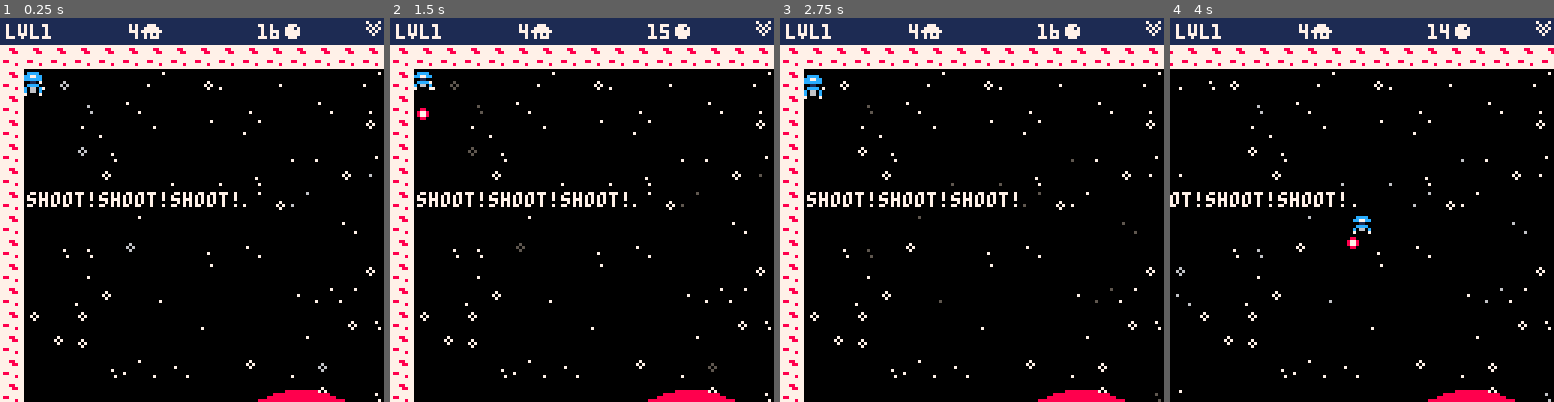
Above: before the commit, frames 1-4 (left to right).
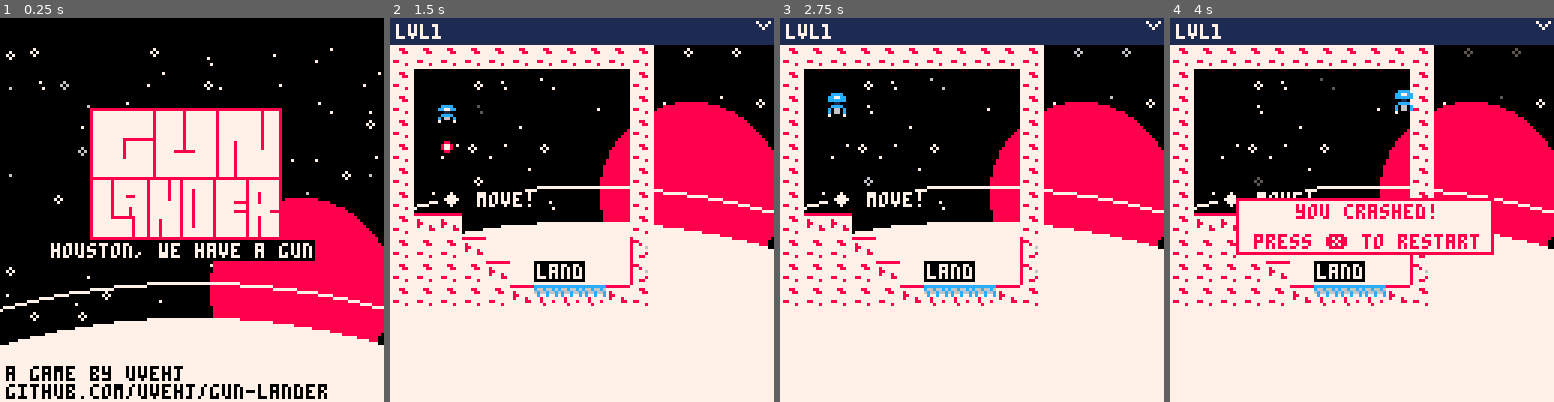
Above: after the commit, the same moments.

Repository: uvehj/Gun-Lander
Game: PICO-8 cartridge gunlander.p8
Same seed, same stepped clock (60 frames per second), same inputs: the game is played once before the commit and once after it.
Inputs:
- Up to frame 1 (0.25 s): no input
- Up to frame 2 (1.5 s): tap O (Z key) at 0.33, 0.7, 1.43 s; tap X (X key) at 1.07 s
- Up to frame 3 (2.75 s): hold Left 1.97-2.37 s; tap X (X key) at 2.07, 2.4, 2.73 s; tap O (Z key) at 2.22 s; hold Down from 2.42 s (still down)
- Up to frame 4 (4 s): release Down at 2.82 s; hold Right 2.87-3.53 s; tap X (X key) at 3.07, 3.4, 3.73 s; tap O (Z key) at 3.1, 3.98 s; hold Up from 3.58 s (still down)

The runs differ from the first frame. In frame 1, 64% of the frame differs, in the area x 0-100%, y 0-100%; in frame 2, 60%; in frame 3, 60%; in frame 4, 68%, in the area x 0-100%, y 1-100%.

Commit message:
Main menu, credits
Added main menu functionality
Added credits screen
Fixed issues with messages not displaying in the proper place
Game is now "completable"

Diff:
--- a/gunlander.p8
+++ b/gunlander.p8
@@ -7,7 +7,7 @@
 gravity = 4
 fps = 30
 --global variables
-total_levels = 1
+total_levels = 2
 ship = {}
 level = {}
 bullets = {}
@@ -16,6 +16,8 @@
 backc = 1
 camx = 0
 camy = 0
+menustate = 0
+menuselectlevel = 1
 --------------------
 ---initialization---
 --------------------
@@ -28,7 +30,7 @@
     ship.sy = 0
     ship.ac = 0
     ship.crashed = 0
-    load_level(1,false)
+    load_level(0,false)
     init_background()
 end
 --------------------
@@ -92,7 +94,7 @@
 function _draw()
     cls()
     draw_background()
-    if level.number != 0 then
+    if level.number > 0 then
         draw_map()
         foreach(bullets, draw_object)
         draw_ship()
@@ -100,7 +102,7 @@
             draw_message()
         end
         draw_header()
-    else
+    elseif level.number == 0 then
         draw_title()
     end
 end
@@ -173,8 +175,8 @@
     if #level.messages > 0 then
         for m in all(level.messages) do
             local str = m[1]
-            rectfill((m[2]*8)-camx,(m[3]*8)-camy+9,(m[2]*8)+(#str*4)-camx,(m[3]*8)+6-camy+9,0)
-            print(m[1],(m[2]*8)+1-camx,(m[3]*8)+1-camy+9,7)
+            rectfill((m[2]*8)-camx-(level.startx*8),(m[3]*8)-camy+9-(level.starty*8),(m[2]*8)+(#str*4)-camx-(level.startx*8),(m[3]*8)+6-camy+9-(level.starty*8),0)
+            print(m[1],(m[2]*8)+1-camx-(level.startx*8),(m[3]*8)+1-camy+9-(level.starty*8),7)
         end
     end
 end
@@ -214,6 +216,12 @@
     --credits and site
     print("a game by uvehj",2,116,0)
     print("github.com/uvehj/gun-lander",2,122,0)
+    if menustate == 1 then
+        rectfill(30,81,94,89,8)
+        rectfill(31,82,93,88,7)
+        titlemessage = "start lvl\139"..tostr(menuselectlevel).."\145"
+        print(titlemessage,64-((#titlemessage+3)*4/2),83,8)
+    end
 end
 --draw restart/next level message
 function draw_message()
@@ -264,7 +272,7 @@
 ------update------
 ------------------
 function _update()
-    if level.number != 0 then
+    if level.number > 0 then
         if level.state == 0 then
             if debug == true then
                 update_ship_debug()
@@ -274,8 +282,26 @@
         update_bullets()
         end
         check_end()
+    elseif level.number == -1 then
+        update_credits()
+    elseif level.number == 0 then
+        update_menu()
     end
     update_camera()
+end
+function update_menu()
+    if menustate == 0 and (btnp(5) or btnp(4)) then
+        menustate = 1
+    elseif menustate == 1 then
+        if (btnp(5) or btnp(4)) then
+            menustate = 0
+            load_level(menuselectlevel,false)
+        elseif btnp(0) and menuselectlevel > 1 then
+            menuselectlevel -= 1
+        elseif btnp(1) and menuselectlevel < total_levels then
+            menuselectlevel += 1
+        end
+    end
 end
 function check_end()
     --level is failed, button press will restart it
@@ -288,7 +314,7 @@
                 if level.number < total_levels then
                     load_level(level.number+1,false)
                 else
-                    load_level(0,false)
+                    load_level(-1,false)
                 end
             end
         end
@@ -309,6 +335,11 @@
                 end
             end
         end
+    end
+end
+function update_credits()
+    if (btnp(5) or btnp(4)) then
+        load_level(0,true)
     end
 end
 function update_camera()
@@ -480,8 +511,12 @@
 function load_level(l,restart)
     if l == 0 then
         build_level(l,0,0,15,14,1,{0,0},{false,0},{{"houston, we have a gun",2,8.2}})
+    elseif l == -1 then
+        build_level(l,0,0,15,14,1,{0,0},{false,0},{{"thanks for playing!",3,6}})
     elseif l == 1 then
-        build_level(l,1,5,24,27,1,{2,6},{true,16},{{"shoot!shoot!shoot!",1,6}})
+        build_level(l,0,0,10,10,0,{2,2},{false,16},{{"\143 move!",2,6},{"land",6,9}})
+    elseif l == 2 then
+        build_level(l,11,0,21,13,0,{18,8},{false,16},{{"up here!",17,3},{"\142 shoot!",14,8}})
     end
     if restart == false then
         init_background()
@@ -558,33 +593,19 @@
 0000000101080101011102040400000000000000000000000000000000000000000000000000000000000000000000000000000000000000000000000000000000000000000000000000000000000000000000000000000000000000000000000000000000000000000000000000000000000000000000000000000000000000
 0000000000000000000000000000000000000000000000000000000000000000000000000000000000000000000000000000000000000000000000000000000000000000000000000000000000000000000000000000000000000000000000000000000000000000000000000000000000000000000000000000000000000000
 __map__
-0000000000000000000000000000000000000000000000000000000000000000000000000000000000000000000000000000000000000000000000000000000000000000000000000000000000000000000000000000000000000000000000000000000000000000000000000000000000000000000000000000000000000000
-0000000000000000000000000000000000000000000000000000000000000000000000000000000000000000000000000000000000000000000000000000000000000000000000000000000000000000000000000000000000000000000000000000000000000000000000000000000000000000000000000000000000000000
-0000000000000000000000000000000000000000000000000000000000000000000000000000000000000000000000000000000000000000000000000000000000000000000000000000000000000000000000000000000000000000000000000000000000000000000000000000000000000000000000000000000000000000
-0000000000000000000000000000000000000000000000000000000000000000000000000000000000000000000000000000000000000000000000000000000000000000000000000000000000000000000000000000000000000000000000000000000000000000000000000000000000000000000000000000000000000000
-0000000000000000000000000000000000000000000000000000000000000000000000000000000000000000000000000000000000000000000000000000000000000000000000000000000000000000000000000000000000000000000000000000000000000000000000000000000000000000000000000000000000000000
-0003030303030303030303030303030303030303030303030300000000000000000000000000000000000000000000000000000000000000000000000000000000000000000000000000000000000000000000000000000000000000000000000000000000000000000000000000000000000000000000000000000000000000
-0003000000000000000000000000000000000000000000000300000000000000000000000000000000000000000000000000000000000000000000000000000000000000000000000000000000000000000000000000000000000000000000000000000000000000000000000000000000000000000000000000000000000000
-0003000000000000000000000000000000000000000000000300000000000000000000000000000000000000000000000000000000000000000000000000000000000000000000000000000000000000000000000000000000000000000000000000000000000000000000000000000000000000000000000000000000000000
-0003000000000000000000000000000000000000000000000300000000000000000000000000000000000000000000000000000000000000000000000000000000000000000000000000000000000000000000000000000000000000000000000000000000000000000000000000000000000000000000000000000000000000
-0003000000000000000000000000000000000000000000000300000000000000000000000000000000000000000000000000000000000000000000000000000000000000000000000000000000000000000000000000000000000000000000000000000000000000000000000000000000000000000000000000000000000000
-0003000000000000000000000000000000000000000000000300000000000000000000000000000000000000000000000000000000000000000000000000000000000000000000000000000000000000000000000000000000000000000000000000000000000000000000000000000000000000000000000000000000000000
-0003000000000000000000000000000000000000000000000300000000000000000000000000000000000000000000000000000000000000000000000000000000000000000000000000000000000000000000000000000000000000000000000000000000000000000000000000000000000000000000000000000000000000
-0003000000000000000000000000000000000000000000000300000000000000000000000000000000000000000000000000000000000000000000000000000000000000000000000000000000000000000000000000000000000000000000000000000000000000000000000000000000000000000000000000000000000000
-0003000000000000000000000000000000000000000000000300000000000000000000000000000000000000000000000000000000000000000000000000000000000000000000000000000000000000000000000000000000000000000000000000000000000000000000000000000000000000000000000000000000000000
-0003000000000000000000000000000000000000000000000300000000000000000000000000000000000000000000000000000000000000000000000000000000000000000000000000000000000000000000000000000000000000000000000000000000000000000000000000000000000000000000000000000000000000
-0003000000000000000000000000000000000000000000000300000000000000000000000000000000000000000000000000000000000000000000000000000000000000000000000000000000000000000000000000000000000000000000000000000000000000000000000000000000000000000000000000000000000000
-0003000000000000000000000000000000000000000000000300000000000000000000000000000000000000000000000000000000000000000000000000000000000000000000000000000000000000000000000000000000000000000000000000000000000000000000000000000000000000000000000000000000000000
-0003000000000000000000000000000000000000000000000300000000000000000000000000000000000000000000000000000000000000000000000000000000000000000000000000000000000000000000000000000000000000000000000000000000000000000000000000000000000000000000000000000000000000
-0003000000000000000000000000000000000000000000000300000000000000000000000000000000000000000000000000000000000000000000000000000000000000000000000000000000000000000000000000000000000000000000000000000000000000000000000000000000000000000000000000000000000000
-0003000000000000000000000000000000000000000000000300000000000000000000000000000000000000000000000000000000000000000000000000000000000000000000000000000000000000000000000000000000000000000000000000000000000000000000000000000000000000000000000000000000000000
-0003000000000000000000000000000000000000000000000300000000000000000000000000000000000000000000000000000000000000000000000000000000000000000000000000000000000000000000000000000000000000000000000000000000000000000000000000000000000000000000000000000000000000
-00030000000000000000000b0b00000000000000000000000300000000000000000000000000000000000000000000000000000000000000000000000000000000000000000000000000000000000000000000000000000000000000000000000000000000000000000000000000000000000000000000000000000000000000
-000300000000000000000b0c0a00000000000000000000000300000000000000000000000000000000000000000000000000000000000000000000000000000000000000000000000000000000000000000000000000000000000000000000000000000000000000000000000000000000000000000000000000000000000000
-0003000000000000000004040400000009090900000000000300000000000000000000000000000000000000000000000000000000000000000000000000000000000000000000000000000000000000000000000000000000000000000000000000000000000000000000000000000000000000000000000000000000000000
-0003000000000000000000000000000000000000000000000300000000000000000000000000000000000000000000000000000000000000000000000000000000000000000000000000000000000000000000000000000000000000000000000000000000000000000000000000000000000000000000000000000000000000
-0007000000000000000000000000000000000000000000000600000000000000000000000000000000000000000000000000000000000000000000000000000000000000000000000000000000000000000000000000000000000000000000000000000000000000000000000000000000000000000000000000000000000000
-0007000000000000000000000000000000000000000000000600000000000000000000000000000000000000000000000000000000000000000000000000000000000000000000000000000000000000000000000000000000000000000000000000000000000000000000000000000000000000000000000000000000000000
-0003040404040404040404040404040404040404040404040300000000000000000000000000000000000000000000000000000000000000000000000000000000000000000000000000000000000000000000000000000000000000000000000000000000000000000000000000000000000000000000000000000000000000
+0303030303030303030303030303030303030303030300000000000000000000000000000000000000000000000000000000000000000000000000000000000000000000000000000000000000000000000000000000000000000000000000000000000000000000000000000000000000000000000000000000000000000000
+0300000000000000000003030000000000000000000300000000000000000000000000000000000000000000000000000000000000000000000000000000000000000000000000000000000000000000000000000000000000000000000000000000000000000000000000000000000000000000000000000000000000000000
+0300000000000000000003030000000000000000000300000000000000000000000000000000000000000000000000000000000000000000000000000000000000000000000000000000000000000000000000000000000000000000000000000000000000000000000000000000000000000000000000000000000000000000
+0300000000000000000003030000000000000000000300000000000000000000000000000000000000000000000000000000000000000000000000000000000000000000000000000000000000000000000000000000000000000000000000000000000000000000000000000000000000000000000000000000000000000000
+0300000000000000000003030000000000000000000300000000000000000000000000000000000000000000000000000000000000000000000000000000000000000000000000000000000000000000000000000000000000000000000000000000000000000000000000000000000000000000000000000000000000000000
+0300000000000000000003030000000000090909090300000000000000000000000000000000000000000000000000000000000000000000000000000000000000000000000000000000000000000000000000000000000000000000000000000000000000000000000000000000000000000000000000000000000000000000
+0300000000000000000003030000000000000000000300000000000000000000000000000000000000000000000000000000000000000000000000000000000000000000000000000000000000000000000000000000000000000000000000000000000000000000000000000000000000000000000000000000000000000000
+0304040000000000000003030000000000000000000300000000000000000000000000000000000000000000000000000000000000000000000000000000000000000000000000000000000000000000000000000000000000000000000000000000000000000000000000000000000000000000000000000000000000000000
+0303030400000000000006030000000000000000000300000000000000000000000000000000000000000000000000000000000000000000000000000000000000000000000000000000000000000000000000000000000000000000000000000000000000000000000000000000000000000000000000000000000000000000
+0303030304000000000006030000000000000000000300000000000000000000000000000000000000000000000000000000000000000000000000000000000000000000000000000000000000000000000000000000000000000000000000000000000000000000000000000000000000000000000000000000000000000000
+0303030303040909090403030000000000000000000300000000000000000000000000000000000000000000000000000000000000000000000000000000000000000000000000000000000000000000000000000000000000000000000000000000000000000000000000000000000000000000000000000000000000000000
+0000000000000000000000070000000000000000000600000000000000000000000000000000000000000000000000000000000000000000000000000000000000000000000000000000000000000000000000000000000000000000000000000000000000000000000000000000000000000000000000000000000000000000
+0000000000000000000000070000000000000000000600000000000000000000000000000000000000000000000000000000000000000000000000000000000000000000000000000000000000000000000000000000000000000000000000000000000000000000000000000000000000000000000000000000000000000000
+0000000000000000000000030404040404040404040300000000000000000000000000000000000000000000000000000000000000000000000000000000000000000000000000000000000000000000000000000000000000000000000000000000000000000000000000000000000000000000000000000000000000000000
 
 
